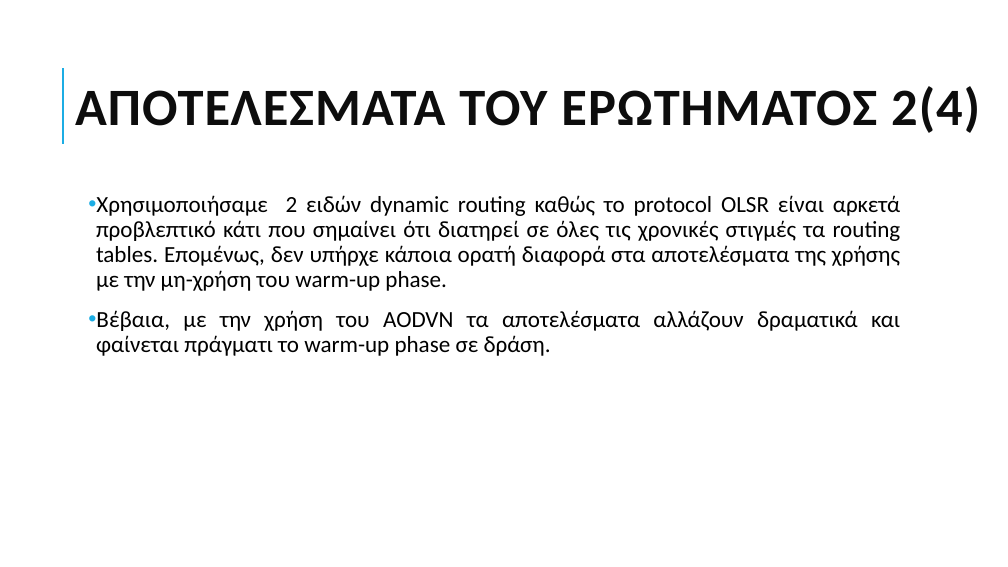
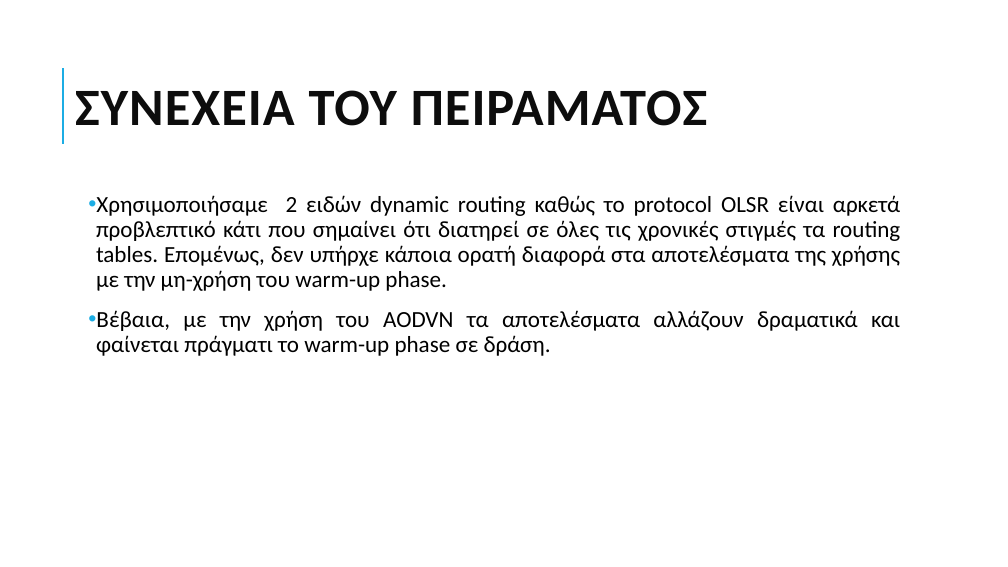
Before and after one commit to grgmyl/Ns3Project, a slide deck: slide 13 of Presentations/Ns-3_presentation_F.pptx. Drawn at 1008x567 pixels with LibreOffice and Linux fonts; fonts in the diff are those of the drawing. Boxes give left, top, right and bottom in pixels: in the first picture for what was removed or moved away, otherwise in the second. Text is boxed around its words. In the diff, an @@ line names an element or a change of style, - is before the commit and + after.

```diff
--- a/Presentations/Ns-3_presentation_F.pptx
+++ b/Presentations/Ns-3_presentation_F.pptx
@@ title at bbox=[75, 90, 707, 126]: text changed @@
-ΑΠΟΤΕΛΕΣΜΑΤΑ ΤΟΥ ΕΡΩΤΗΜΑΤΟΣ 2(4)
+ΣΥΝΕΧΕΙΑ ΤΟΥ ΠΕΙΡΑΜΑΤΟΣ
```
Also in this commit, not shown: 3 other slides changed, 4 slides added, 3 slides removed.
